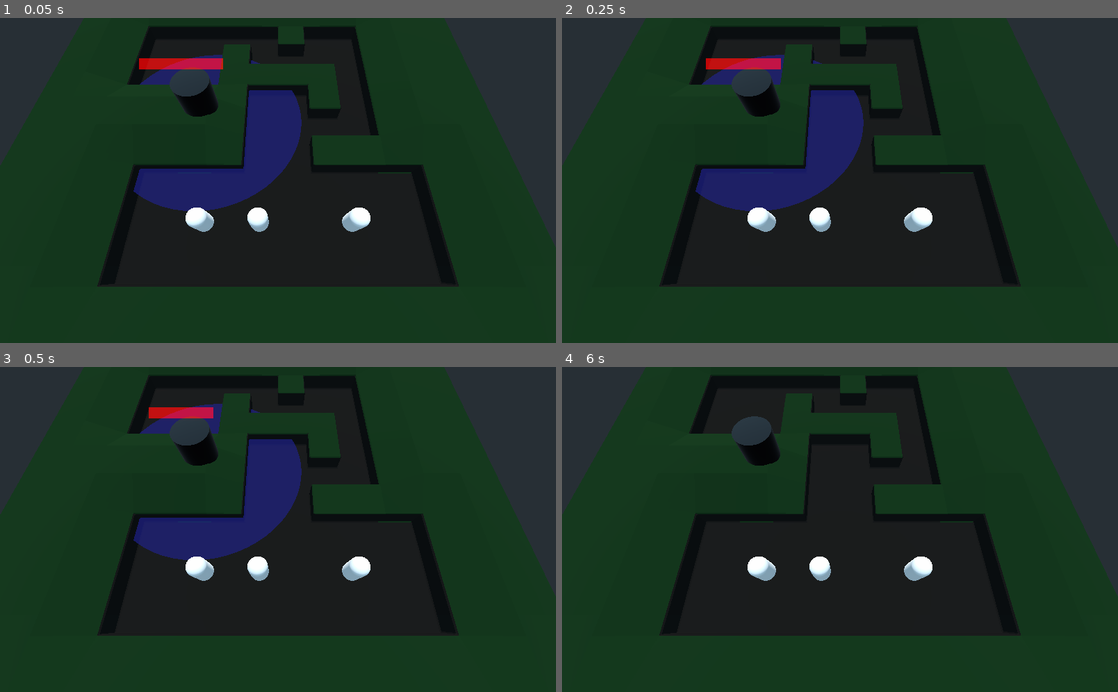
Above: before the commit, frames 1-4 (two rows, left to right).
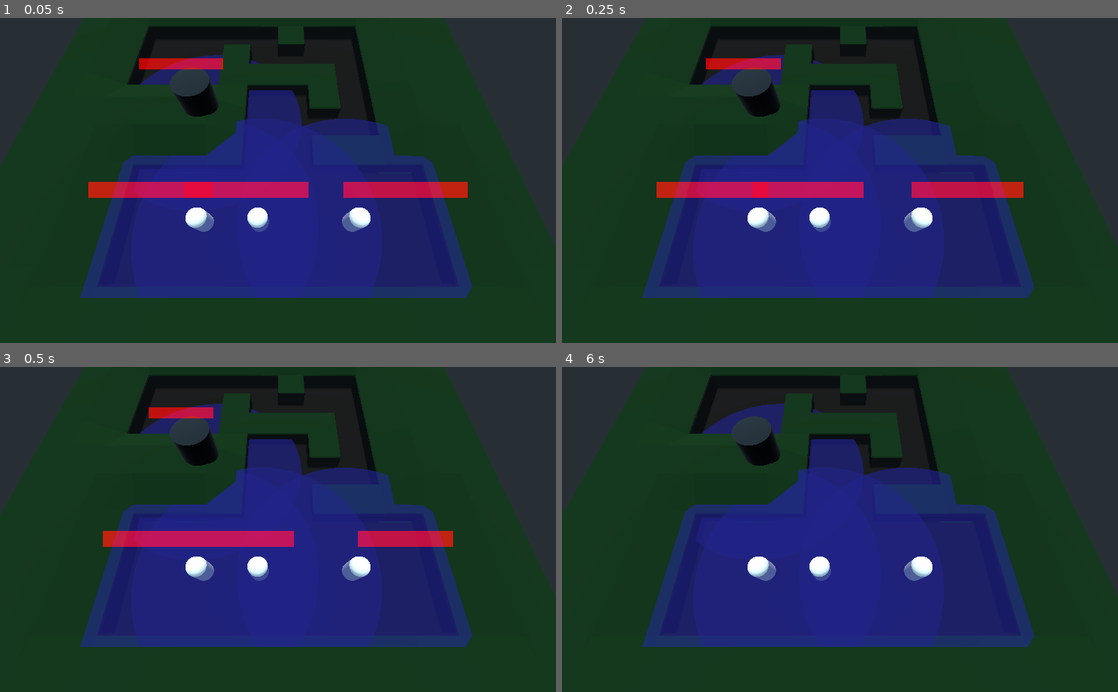
Above: after the commit, the same moments.

Repository: rubenMiller/rwu-spieleentwicklung-project
Game: Godot game, scene res://levels/pathfinding.tscn
Two runs of this game, one before a commit and one after it. Both use one fixed random seed, a clock stepped at 60 frames per second and the inputs below.
Inputs (mouse positions are in pixels of both pictures, inside the frame that each line leads up to):
- Up to frame 1 (0.05 s): no input
- Up to frame 2 (0.25 s): no input
- Up to frame 3 (0.5 s): no input
- Up to frame 4 (6 s): tap Enter (ui_accept) at 0.5, 0.77, 1.52, 2.75, 3.02, 3.5, 3.77, 4.25, 4.52, 5, 5.75 s; move the mouse to (962, 513) at 0.52 s; press the mouse at (962, 513) at 0.53 s; move the mouse to (728, 545) at 1.27 s; release the mouse at (728, 545) at 1.28 s; click (728, 545) at 1.35 s; move the mouse to (895, 458) at 2.02 s; press the mouse at (895, 458) at 2.03 s; move the mouse to (812, 594) at 2.77 s; release the mouse at (812, 594) at 2.78 s; click (812, 594) at 2.85 s; move the mouse to (1006, 578) at 3.52 s; press the mouse at (1006, 578) at 3.53 s; move the mouse to (673, 480) at 4.27 s; release the mouse at (673, 480) at 4.28 s; click (673, 480) at 4.35 s; move the mouse to (867, 529) at 5.02 s; press the mouse at (867, 529) at 5.03 s; move the mouse to (756, 448) at 5.77 s; release the mouse at (756, 448) at 5.78 s; click (756, 448) at 5.85 s

The runs differ from the first frame. In frame 1, 30% of the frame differs, in the area x 14-85%, y 30-87%; in frame 2, 30%; in frame 3, 30%; in frame 4, 32%, in the area x 14-85%, y 11-87%.

Commit message:
troops with attack component
added groups to Towers and Troops

Diff:
--- a/godot-files/Components/AttackComponent.gd
+++ b/godot-files/Components/AttackComponent.gd
@@ -1,5 +1,6 @@
 extends Node
 
+export var target_group_name := " "
 onready var reload_timer = $Reload_timer
 onready var health_bar = $Health_bar
 onready var radius = $radius
@@ -7,6 +8,7 @@
 var target_list = []
 
 func _ready():
+	print(target_group_name)
 	pass
 
 func _process(delta):
@@ -19,20 +21,24 @@
 		reload_timer.start()
 
 func shoot_first_target():
-	print("Going to shoot: ", target_list[0])
-	print("target_list", target_list, "target_list")
+	#print("Going to shoot: ", target_list[0])
+	#print("target_list", target_list, "target_list")
 	target_list[0].get_child(4).reduceHealth(1)
-	print("Reduced Health by on for: ", target_list[0])
+	#print("Reduced Health by on for: ", target_list[0])
 
 func _on_radius_body_entered(body):
-	print("Body entered: ", body)
-	target_list.append(body)
+	#print("Body entered: ", body)
+	#print("something entered")
+	#print(body.get_groups())
+	print(get_tree().get_nodes_in_group("Troops"))
+	if body.is_in_group(target_group_name):
+		#print("entered" + target_group_name)
+		target_list.append(body)
 
 func _on_radius_body_exited(body):
-	print("Body entered: ", body)
-	target_list.erase(body)
+	#print("Body entered: ", body)
+	if body.is_in_group(target_group_name):
+		target_list.erase(body)
 
 func change_radius_visibility():
-	print("hi")
-	print(radius.visible)
 	radius.visible = not radius.visible
--- a/godot-files/Entities/Troop.gd
+++ b/godot-files/Entities/Troop.gd
@@ -6,7 +6,6 @@
 export var MAX_SPEED := 10.0
 export var show_path = true
 export (NodePath) var im
-export (NodePath) var camera
 
 var m = SpatialMaterial.new()
 var map
@@ -20,13 +19,17 @@
 onready var navigation_mesh_instance: NavigationMeshInstance = $"../../NavigationMeshInstance"
 onready var walk_tiles: GridMap = $"../../WalkTiles"
 
+# TODO Extract navigation component
+
 func _ready():
 	im = get_node(im)
-	camera = get_node(camera)
 	display_selected_unit()
 	configure_path_material()
 
 	call_deferred("setup_navserver")
+
+
+
 
 func _process(delta: float) -> void:
 	if has_reached_win_tile():
--- a/godot-files/Entities/Troop.tscn
+++ b/godot-files/Entities/Troop.tscn
@@ -6,6 +6,7 @@
 [ext_resource path="res://Art/materials/troop_selected_Material.tres" type="Material" id=4]
 [ext_resource path="res://Art/fonts/Montserrat-Medium.ttf" type="DynamicFontData" id=5]
 [ext_resource path="res://Components/HealthComponent.tscn" type="PackedScene" id=6]
+[ext_resource path="res://Components/AttackComponent.tscn" type="PackedScene" id=7]
 
 [sub_resource type="CapsuleShape" id=9]
 height = 3.0
@@ -21,11 +22,7 @@
 size = 120
 font_data = ExtResource( 5 )
 
-[sub_resource type="CapsuleShape" id=3]
-radius = 2.0
-height = 3.0
-
-[node name="Troop" type="KinematicBody"]
+[node name="Troop" type="KinematicBody" groups=["Troops"]]
 collision_layer = 2
 collision_mask = 2
 input_ray_pickable = false
@@ -62,5 +59,9 @@
 [node name="HealtComponent" parent="." instance=ExtResource( 6 )]
 health = 2
 
+[node name="AttackComponent" parent="." instance=ExtResource( 7 )]
+transform = Transform( 1, 0, 0, 0, 1, 0, 0, 0, 1, 0, 3.46655, 0 )
+target_group_name = " Towers"
+
 [connection signal="selection_toggled" from="SelectionArea" to="." method="_on_SelectionArea_selection_toggled"]
 [connection signal="i_am_dead" from="HealtComponent" to="." method="_on_HealtComponent_i_am_dead"]
--- a/godot-files/enemies/Enemy-Tower.tscn
+++ b/godot-files/enemies/Enemy-Tower.tscn
@@ -2,6 +2,10 @@
 
 [ext_resource path="res://enemies/SelectionArea.gd" type="Script" id=1]
 [ext_resource path="res://Components/AttackComponent.tscn" type="PackedScene" id=2]
+
+[sub_resource type="CylinderShape" id=12]
+height = 8.0
+radius = 2.0
 
 [sub_resource type="GradientTexture2D" id=6]
 
@@ -23,11 +27,10 @@
 
 [sub_resource type="SpatialMaterial" id=3]
 
-[sub_resource type="CylinderShape" id=12]
-height = 8.0
-radius = 2.0
+[node name="TowerKinematicBody" type="KinematicBody" groups=["Towers"]]
 
-[node name="TowerKinematicBody" type="Spatial"]
+[node name="CollisionShape" type="CollisionShape" parent="."]
+shape = SubResource( 12 )
 
 [node name="MeshInstance" type="MeshInstance" parent="."]
 material_overlay = SubResource( 7 )
@@ -45,3 +48,4 @@
 shape = SubResource( 12 )
 
 [node name="AttackComponent" parent="." instance=ExtResource( 2 )]
+target_group_name = "Troops"
--- a/godot-files/enemies/SelectionArea.gd
+++ b/godot-files/enemies/SelectionArea.gd
@@ -12,5 +12,4 @@
 
 func _input_event(_camera: Object, event: InputEvent, _position: Vector3, _normal: Vector3, _shape_idx: int) -> void:
 	if event.is_action_pressed(selection_action):
-		print("pressed")
 		attack_component.change_radius_visibility()
--- a/godot-files/levels/pathfinding.tscn
+++ b/godot-files/levels/pathfinding.tscn
@@ -34,17 +34,14 @@
 [node name="Troop" parent="Troops" instance=ExtResource( 1 )]
 transform = Transform( -1, 0, -8.74228e-08, 0, 1, 0, 8.74228e-08, 0, -1, 8, 3, -14 )
 im = NodePath("../../Draw")
-camera = NodePath("../../Camera")
 
 [node name="Troop3" parent="Troops" instance=ExtResource( 1 )]
 transform = Transform( -1, 0, -8.74228e-08, 0, 1, 0, 8.74228e-08, 0, -1, 2, 3, -14 )
 im = NodePath("../../Draw")
-camera = NodePath("../../Camera")
 
 [node name="Troop2" parent="Troops" instance=ExtResource( 1 )]
 transform = Transform( -1, 0, -8.74228e-08, 0, 1, 0, 8.74228e-08, 0, -1, -8, 3, -14 )
 im = NodePath("../../Draw")
-camera = NodePath("../../Camera")
 
 [node name="tile_container" parent="." instance=ExtResource( 3 )]
 
